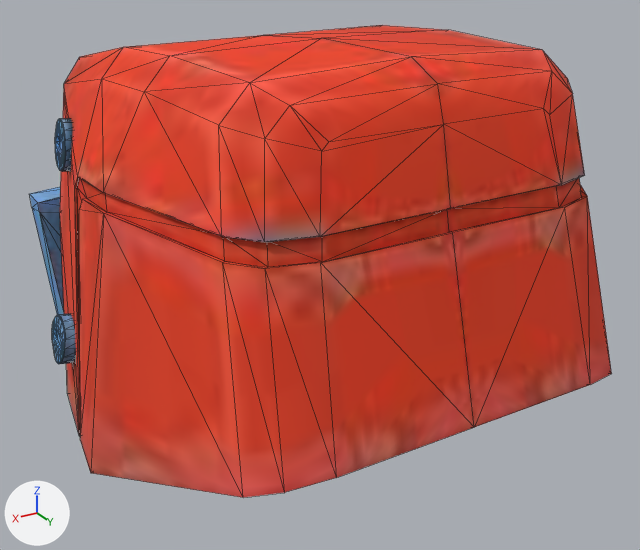
The glTF model public/3d/tank/B-6.glb as it was, and as the next commit left it.
One viewpoint serves both versions: a 50 mm camera at (1.1, 1.81, 3.13) aimed at (-0.08, -0.15, 2.15). The axes (+X, +Y, +Z) are drawn at lower left. The lights are the same throughout. Mesh edges are drawn as thin lines. Vertices at the same position are counted once.

Objects in the first picture: 'B-6'.
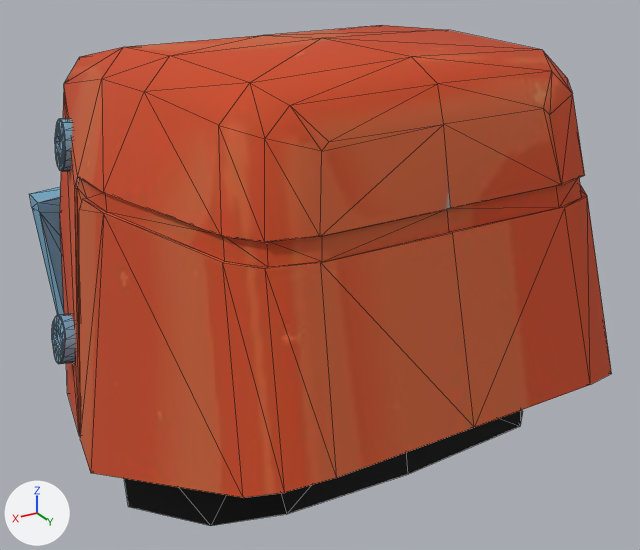
The newer file is also turned or shifted as a whole; pictures and numbers use the older file's frame.

Boxes [x1, y1, x2, y2] around the edits, measured in the pictures (640 x 550 px):
```json
{"object": "B-6", "change": "surface changed, reshaped", "before": [30, 25, 612, 498], "after": [30, 25, 612, 526], "on screen": "red to brown"}
{"part": 1, "of": "me_t_body_001", "change": "added", "after": [124, 410, 523, 526], "on screen": "black"}
{"part": 2, "of": "me_t_body_001", "change": "surface changed", "before": [30, 25, 611, 498], "after": [30, 25, 611, 498], "on screen": "red to brown"}
```

Scene script edits in JSON lines:
```json
{"op": "add", "block": "img_b_6", "code": ["img_b_6 = load_image('B-6', '_unpacked/B-6', 512, 512, 'sRGB')"]}
{"op": "add", "block": "img_6_emit__tex", "code": ["img_6_emit__tex = load_image('6 EMIT [TEX]', '_unpacked/6_EMIT__TEX_', 512, 512, 'sRGB')"]}
{"block": "mat_b_6", "where": "n0 = _N.new('ShaderNodeBsdfPrincipled'); n0.name = 'Principled BSDF'"}
{"op": "set", "path": "n0.inputs[2].default_value", "old": "1.0", "new": "0.9", "note": "'Roughness'"}
{"block": "mat_b_6", "where": "n2 = _N.new('ShaderNodeTexImage'); n2.name = 'Image Texture'"}
{"op": "set", "path": "n2.image", "old": "img_t_emit__opt", "new": "img_6_emit__tex"}
{"block": "mat_b_6", "where": "n3 = _N.new('ShaderNodeTexImage'); n3.name = 'Image Texture.001'"}
{"op": "set", "path": "n3.image", "old": "img_t1_v4__opt", "new": "img_b_6"}
{"block": "me_t_body_001", "where": "# used by ob_b_6; location = (0.0, 0.0, 0.0)"}
{"op": "remove", "block": "me_t_body_001", "code": "me_t_body_001.from_pydata(...)  # 860 vertices, 1580 faces; spans x -0.65..0.65, y -0.99..0.61, z 1.44..2.83"}
{"op": "add", "block": "me_t_body_001", "code": "me_t_body_001.from_pydata(...)  # 883 vertices, 1610 faces; spans x -0.65..0.65, y -0.99..0.61, z 1.44..2.83"}
{"block": "me_t_body_001", "change": "me_t_body_001 part 1: a new loose piece of 23 vertices spanning x -0.55..0.55, y -0.46..0.41, z 1.54..2.29, in mat_b_6"}
{"block": "me_t_body_001", "change": "me_t_body_001 part 2: 1577 kept faces spanning x -0.65..0.65, y -0.99..0.61, z 1.44..2.83 get new texture (UV) coordinates"}
```
